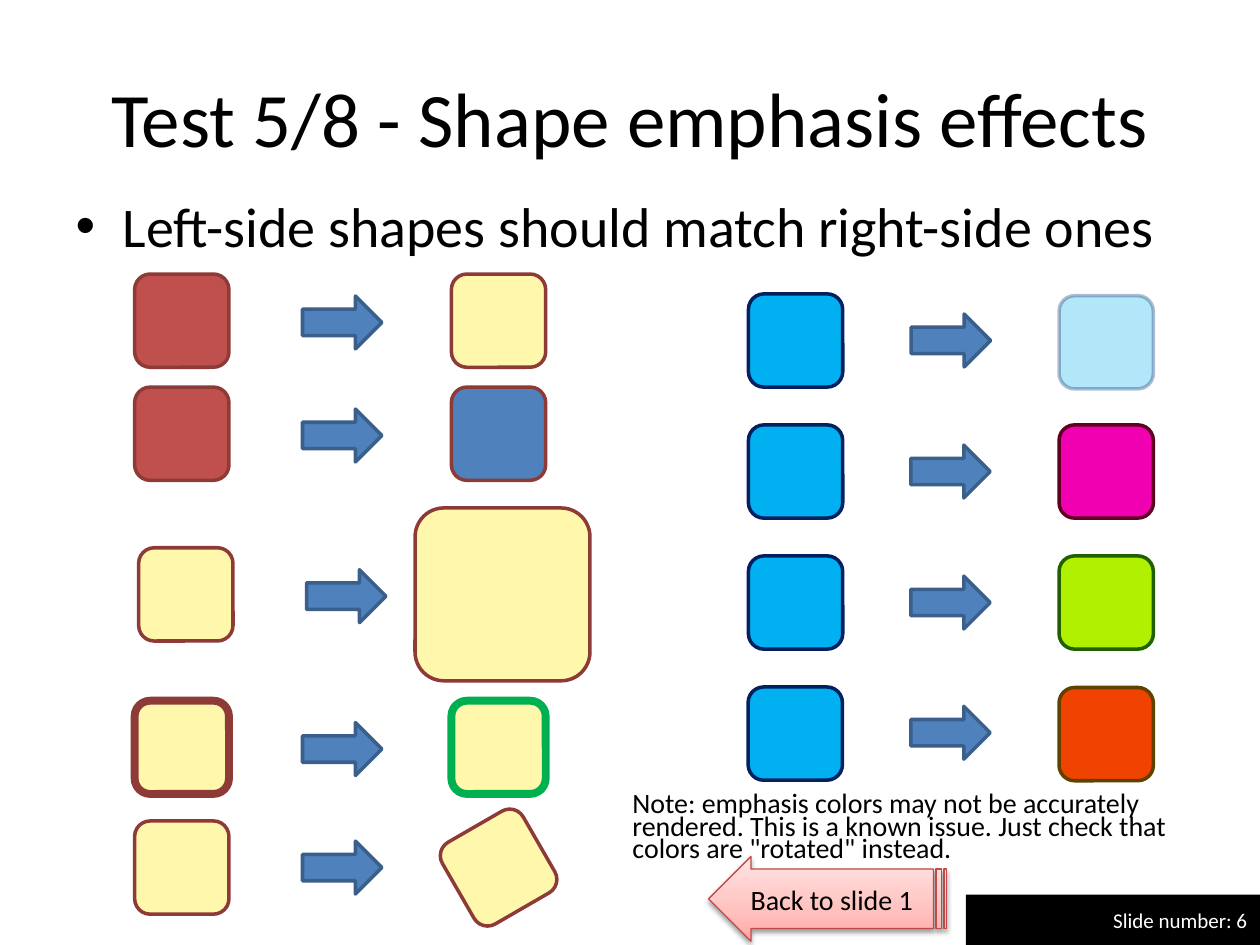
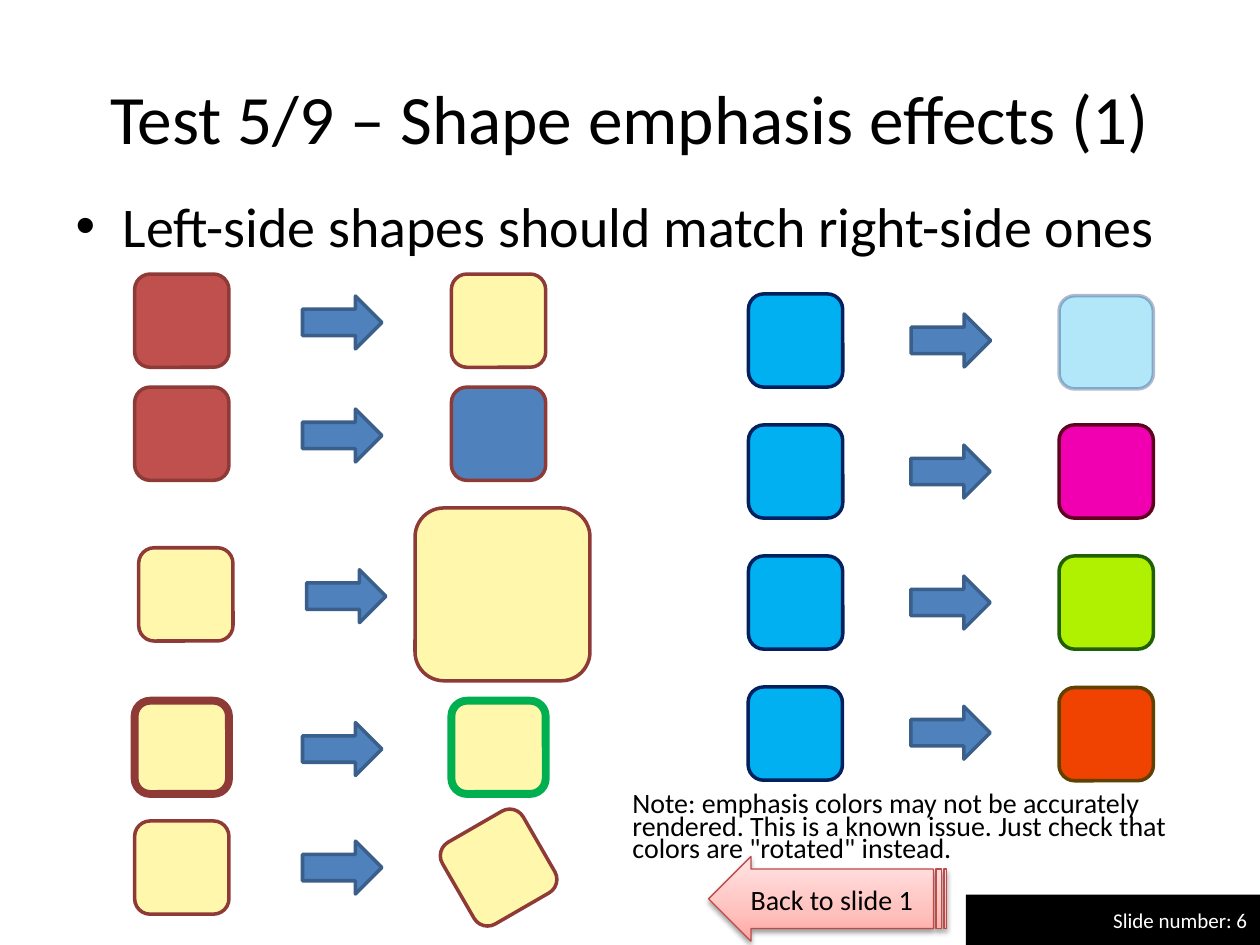
Before and after one commit to maxonthegit/PPspliT, a slide deck: slide 6 of src/PPT12+/PPspliT.pptm. Drawn at 1260x945 pixels with LibreOffice and Linux fonts; fonts in the diff are those of the drawing. Boxes give left, top, right and bottom in pixels: in the first picture for what was removed or moved away, otherwise in the second. Text is boxed around its words. In the diff, an @@ line names an element or a change of style, - is before the commit and + after.

```diff
--- a/src/PPT12+/PPspliT.pptm
+++ b/src/PPT12+/PPspliT.pptm
@@ title at bbox=[110, 93, 1149, 156]: text changed; size 44 to 39.6 pt @@
-Test 5/8 - Shape emphasis effects
+Test 5/9 – Shape emphasis effects (1)
```
Also in this commit, not shown: 11 other slides changed, 2 slides added.
